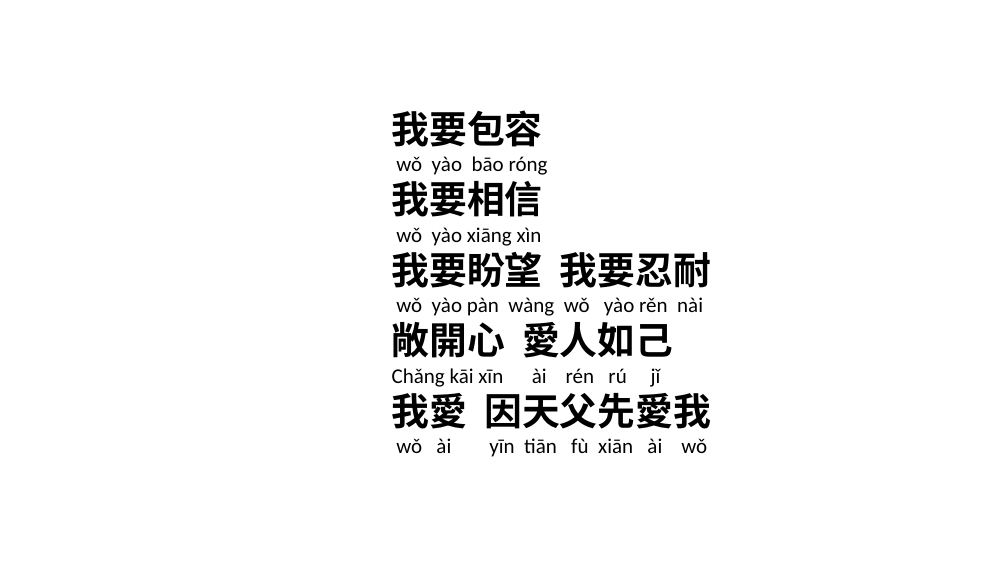
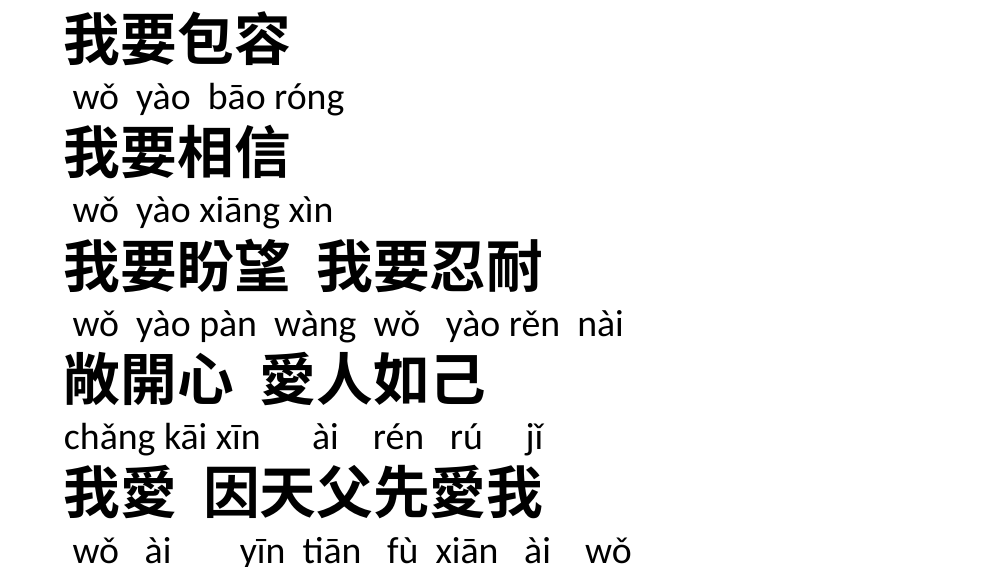
Before and after one commit to batisuoc/free-school-class, a slide deck: slide 11 of chinese/愛是.pptx (slide 8 before the commit). Drawn at 1008x567 pixels with LibreOffice and Linux fonts; fonts in the diff are those of the drawing; background and template pictures are left out. Boxes give left, top, right and bottom in pixels: in the first picture for what was removed or moved away, otherwise in the second. Text is boxed around its words. In the diff, an @@ line names an element or a change of style, - is before the commit and + after.

```diff
--- a/chinese/愛是.pptx
+++ b/chinese/愛是.pptx
@@ text "我要包容": place and size @@
-text "我要包容" at (392, 110, 711, 457)
+text "我要包容" at (64, 11, 632, 567)
@@ text at (64, 11, 632, 567): size 36 to 54 pt in "我要包容", "我要相信", "我要盼望 我要忍耐", "敞開心 愛人如己"; size 20 to 36 pt in "wǒ yào bāo róng", "wǒ yào xiāng xìn", "wǒ yào pàn wàng wǒ yào rěn ...", "wǒ ài yīn tiān fù xiān ài ..." @@
@@ text at (64, 422, 544, 519): text changed; size 20 to 36 pt @@
-Chǎng kāi xīn ài rén rú jǐ
-我愛 因天父先愛我
+chǎng kāi xīn ài rén rú jǐ
+我愛 因天父先愛我
```
Also in this commit, not shown: 5 other slides changed, 3 slides added, 3 other files.
